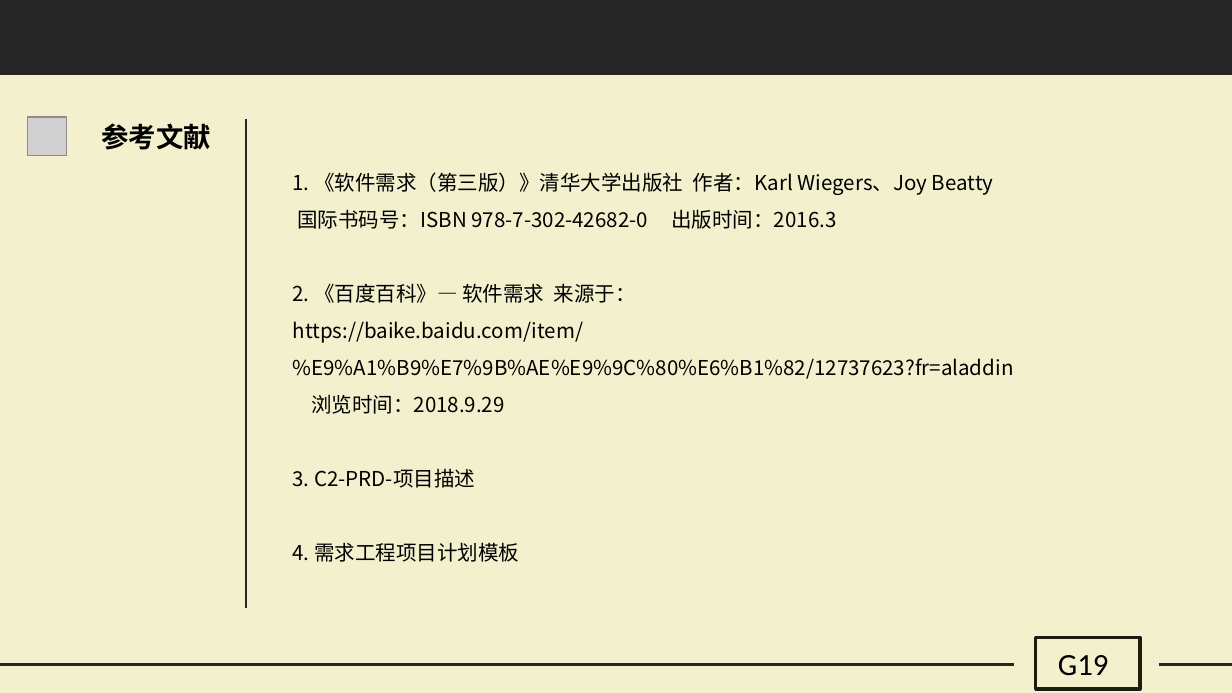
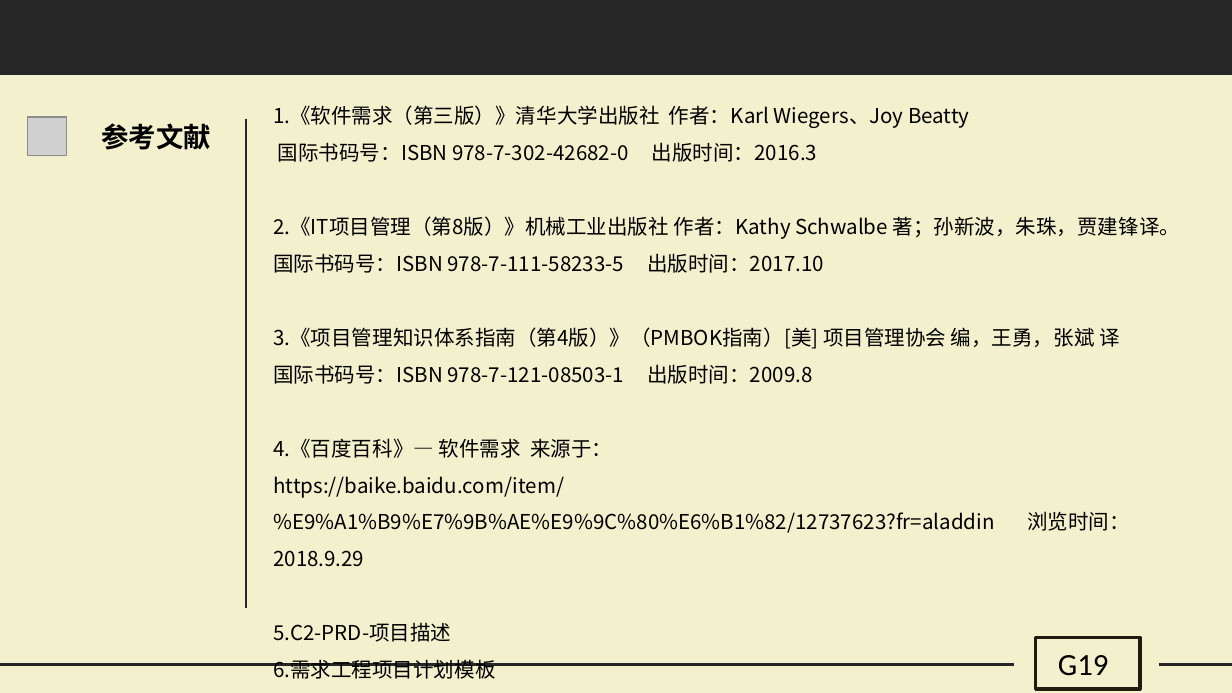
Before and after one commit to G19-Fish/PRD2018-G19, a slide deck: slide 11 of PRD2018-G19-需求项目计划PPT.pptx (slide 7 before the commit). Drawn at 1232x693 pixels with LibreOffice and Linux fonts; fonts in the diff are those of the drawing; grey boxes stand for pictures. Boxes give left, top, right and bottom in pixels: in the first picture for what was removed or moved away, otherwise in the second. Text is boxed around its words. In the diff, an @@ line names an element or a change of style, - is before the commit and + after.

```diff
--- a/PRD2018-G19-需求项目计划PPT.pptx
+++ b/PRD2018-G19-需求项目计划PPT.pptx
@@ text "1.《软件需求（第三版）》清华大学出版社 作者：Karl Wiegers、Joy Beatty": place and size @@
-text "1.《软件需求（第三版）》清华大学出版社 作者：Karl Wiegers、Joy Beatty" at [293, 172, 1014, 562]
+text "1.《软件需求（第三版）》清华大学出版社 作者：Karl Wiegers、Joy Beatty" at [273, 105, 1180, 642]
@@ text at [273, 105, 969, 128]: spaces changed @@
-1. 《软件需求（第三版）》清华大学出版社 作者：Karl Wiegers、Joy Beatty
+1.《软件需求（第三版）》清华大学出版社 作者：Karl Wiegers、Joy Beatty
@@ text at [273, 216, 1180, 458]: text changed @@
-2. 《百度百科》— 软件需求 来源于：
+2.《IT项目管理（第8版）》机械工业出版社 作者：Kathy Schwalbe 著；孙新波，朱珠，贾建锋译。 国际书码号：ISBN 978-7-111-58233-5 出版时间：2017.10
+3.《项目管理知识体系指南（第4版）》（PMBOK指南）[美] 项目管理协会 编，王勇，张斌 译
+国际书码号：ISBN 978-7-121-08503-1 出版时间：2009.8
+4.《百度百科》— 软件需求 来源于：
@@ text at [273, 622, 451, 642]: text changed @@
-3. C2-PRD-项目描述
-4. 需求工程项目计划模板
+5.C2-PRD-项目描述
+6.需求工程项目计划模板
```
Also in this commit, not shown: 21 other slides changed, 20 slides added, 12 slides removed, 8 other files.
